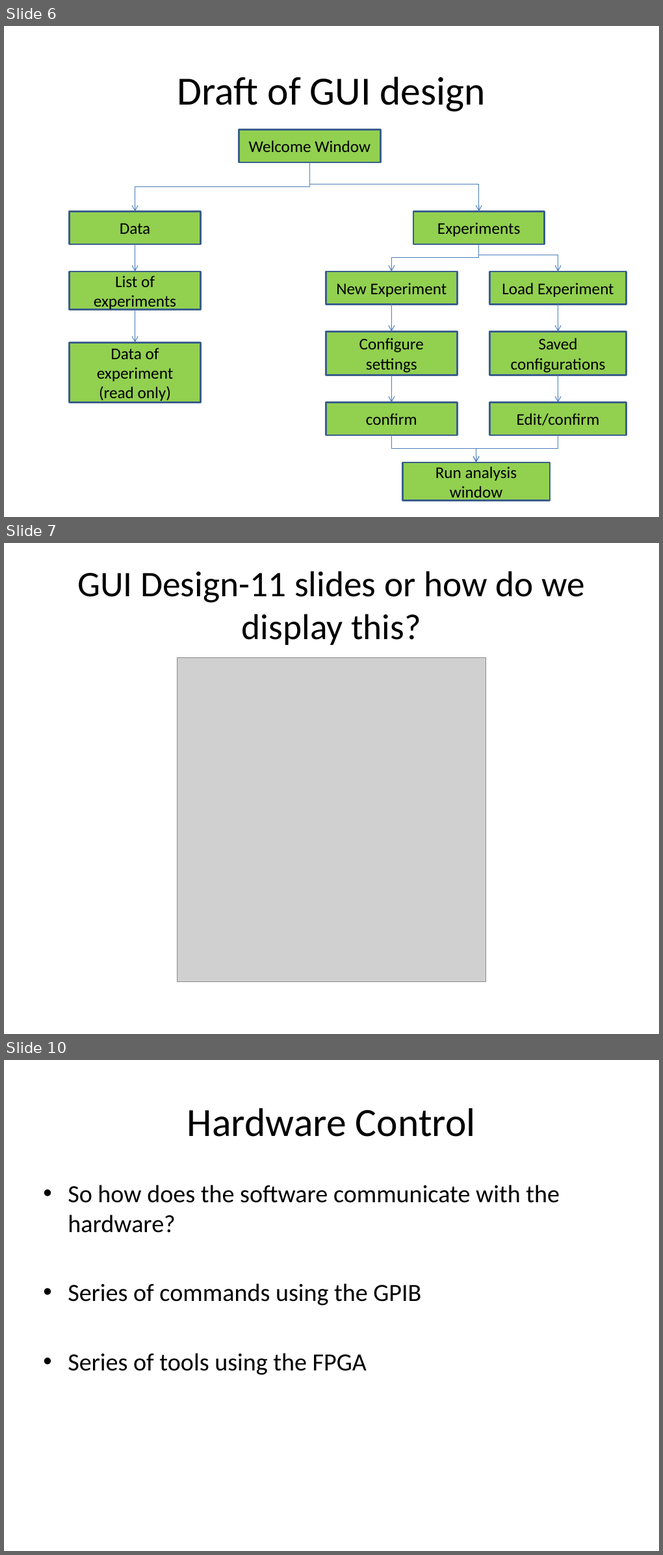
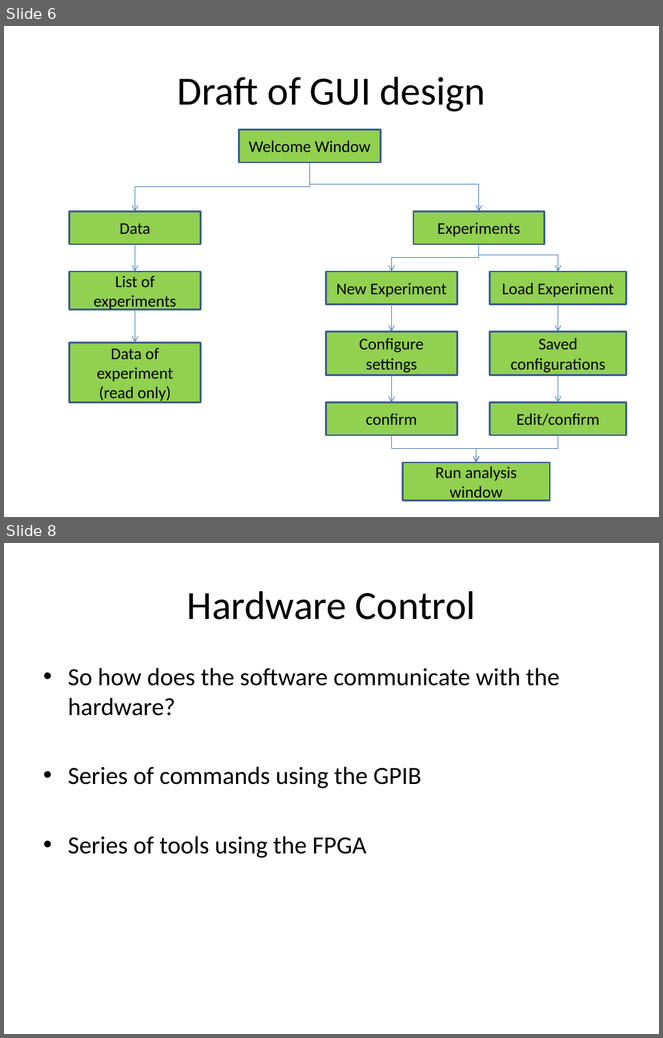
Before and after one commit to doctoboggan/DeathRay, a slide deck: manuals/desReview.pptx. Shown one above the other, each under a label of ours: slides 6, 7 and 10 before the commit, slides 6 and 8 after it; the slides between them are not shown. The pictures are 663x1555 and 663x1038 pixels, drawn with LibreOffice and Linux fonts; fonts in the diff are those of the drawing; grey boxes stand for pictures. Boxes give left, top, right and bottom in pixels: in the first picture for what was removed or moved away, otherwise in the second. Text is boxed around its words. In the diff, an @@ line names an element or a change of style, - is before the commit and + after.

```diff
--- a/manuals/desReview.pptx
+++ b/manuals/desReview.pptx
@@ slide 7 removed at [4, 543, 659, 1034], background #FFFFFF @@
@@ title removed at [77, 571, 585, 645] @@
-GUI Design-11 slides or how do we display this?
@@ picture removed at [178, 657, 486, 982] @@
@@ what was slide 10 is now slide 8 @@
```
Also in this commit, not shown: 11 slides changed, 5 slides added, 1 other slide removed.
